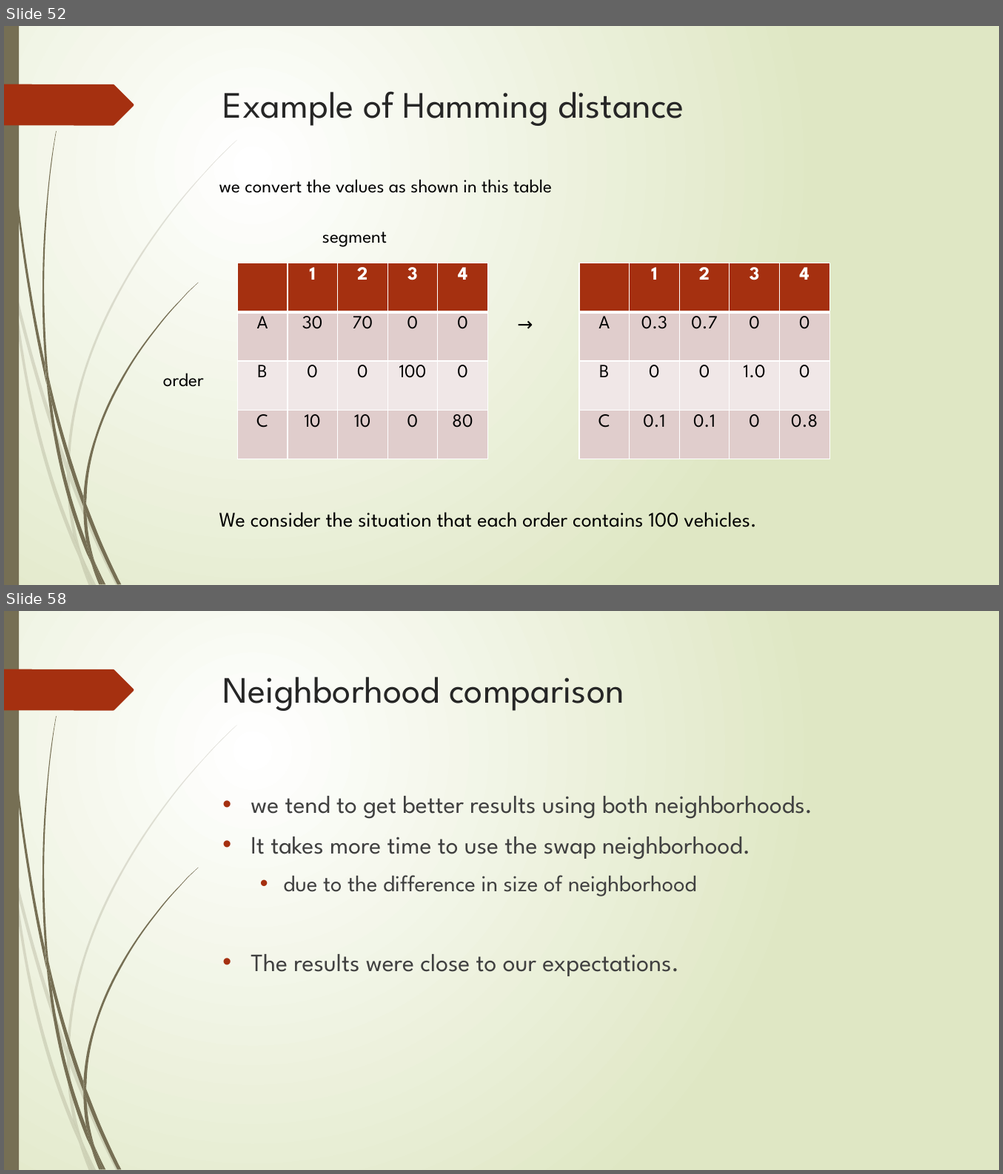
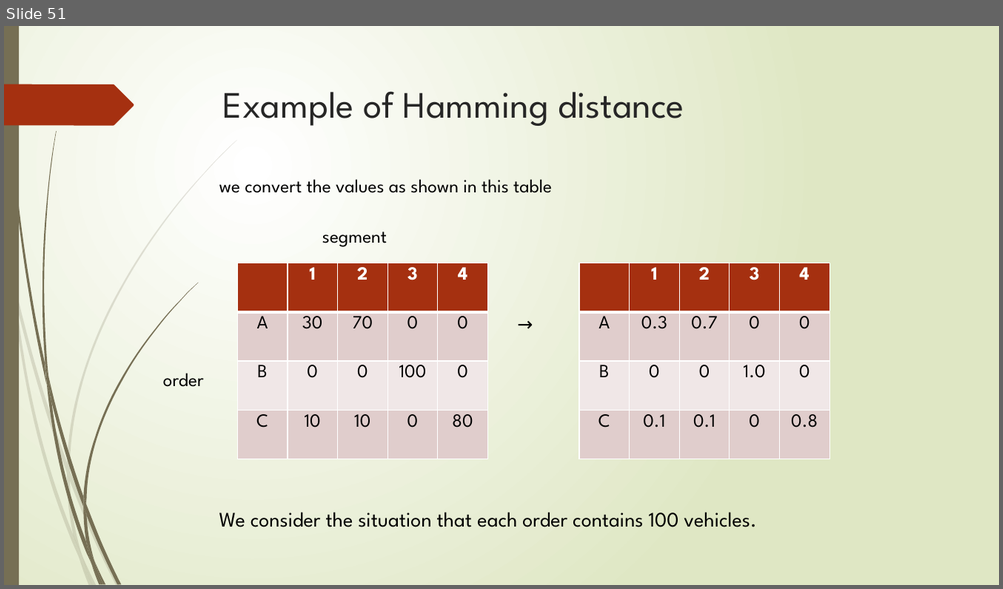
Before and after one commit to r-kurosu/kline_new, a slide deck: 竹田_修論発表.pptx. Shown one above the other, each under a label of ours: slides 52 and 58 before the commit, slide 51 after it; the slides between them are not shown. The pictures are 1003x1174 and 1003x589 pixels, drawn with LibreOffice and Linux fonts; fonts in the diff are those of the drawing. Boxes give left, top, right and bottom in pixels: in the first picture for what was removed or moved away, otherwise in the second. Text is boxed around its words. In the diff, an @@ line names an element or a change of style, - is before the commit and + after.

```diff
--- a/竹田_修論発表.pptx
+++ b/竹田_修論発表.pptx
@@ slide 58 removed at <box>4,611,999,1170</box>, background gradient #FFFFFF to #DFE8C4; not listed: 24 template elements that a slide beside it also shows @@
@@ title removed at <box>223,677,624,711</box> @@
-Neighborhood comparison
@@ text removed at <box>250,796,812,977</box> @@
-• we tend to get better results using both neighborhoods.
-• It takes more time to use the swap neighborhood.
-  • due to the difference in size of neighborhood
-• The results were close to our expectations.
@@ what was slide 52 is now slide 51 @@
```
Also in this commit, not shown: 7 slides changed, 4 other slides removed.
